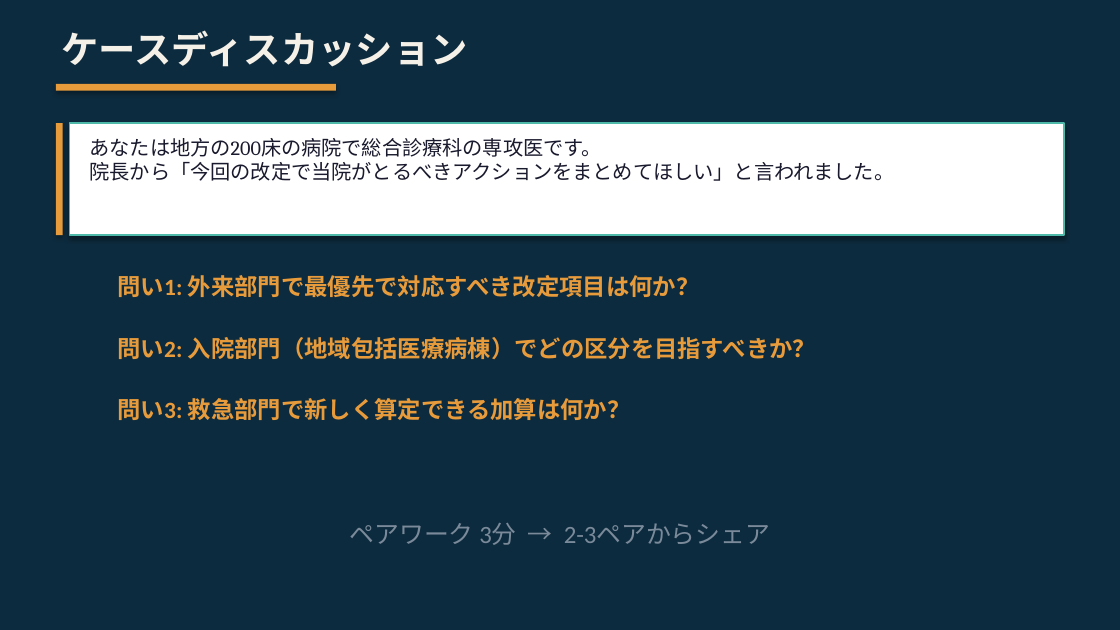
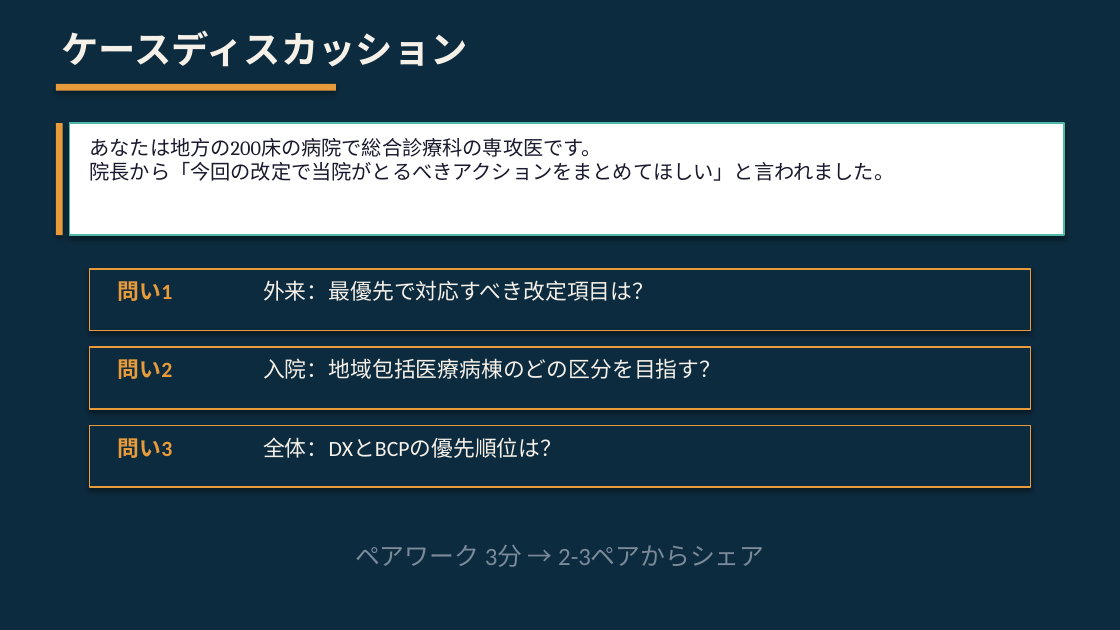
Before and after one commit to Tama831/ai-agent-team-materials, a slide deck: slide 8 of output/education/2026-03-27_medical-fee-revision-2026/medical-fee-revision-2026_slides_residents.pptx (slide 9 before the commit). Drawn at 1120x630 pixels with LibreOffice and Linux fonts; fonts in the diff are those of the drawing. Boxes give left, top, right and bottom in pixels: in the first picture for what was removed or moved away, otherwise in the second. Text is boxed around its words. In the diff, an @@ line names an element or a change of style, - is before the commit and + after.

```diff
--- a/output/education/2026-03-27_medical-fee-revision-2026/medical-fee-revision-2026_slides_residents.pptx
+++ b/output/education/2026-03-27_medical-fee-revision-2026/medical-fee-revision-2026_slides_residents.pptx
@@ rectangle added at [90, 269, 1030, 330], fill #0D2B3E, outline #E89B3B 1 pt @@
@@ text added at [118, 281, 173, 301], 14 pt, text #E89B3B, bold @@
+問い1
@@ text at [263, 280, 654, 301]: text changed; size 15 to 14 pt; text colour #E89B3B to #F5F0E8; bold off @@
-問い1: 外来部門で最優先で対応すべき改定項目は何か？
+外来：最優先で対応すべき改定項目は？
@@ rectangle added at [90, 347, 1030, 409], fill #0D2B3E, outline #E89B3B 1 pt @@
@@ text added at [118, 359, 173, 379], 14 pt, text #E89B3B, bold @@
+問い2
@@ text at [263, 358, 721, 379]: text changed; size 15 to 14 pt; text colour #E89B3B to #F5F0E8; bold off @@
-問い2: 入院部門（地域包括医療病棟）でどの区分を目指すべきか？
+入院：地域包括医療病棟のどの区分を目指す？
@@ text removed at [118, 398, 631, 420] @@
-問い3: 救急部門で新しく算定できる加算は何か？
@@ rectangle added at [90, 426, 1030, 487], fill #0D2B3E, outline #E89B3B 1 pt @@
@@ text added at [118, 438, 173, 458], 14 pt, text #E89B3B, bold @@
+問い3
@@ text added at [263, 437, 562, 458], 14 pt, text #F5F0E8 @@
+全体：DXとBCPの優先順位は？
@@ text "ペアワーク 3分 → 2-3ペアからシェア" rewrapped from [350, 523, 770, 545] to [355, 545, 764, 567] @@
```
Also in this commit, not shown: 3 other slides changed, 5 slides added, 6 slides removed, 19 other files.
